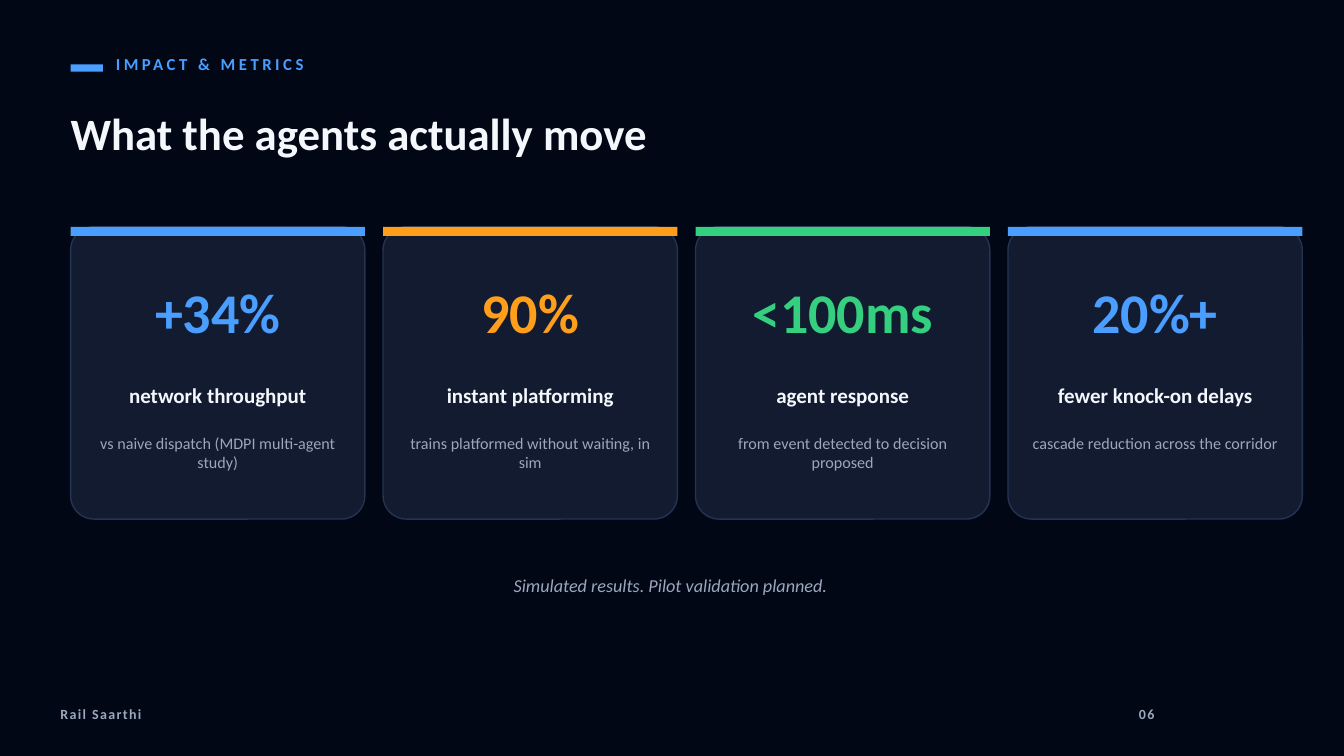
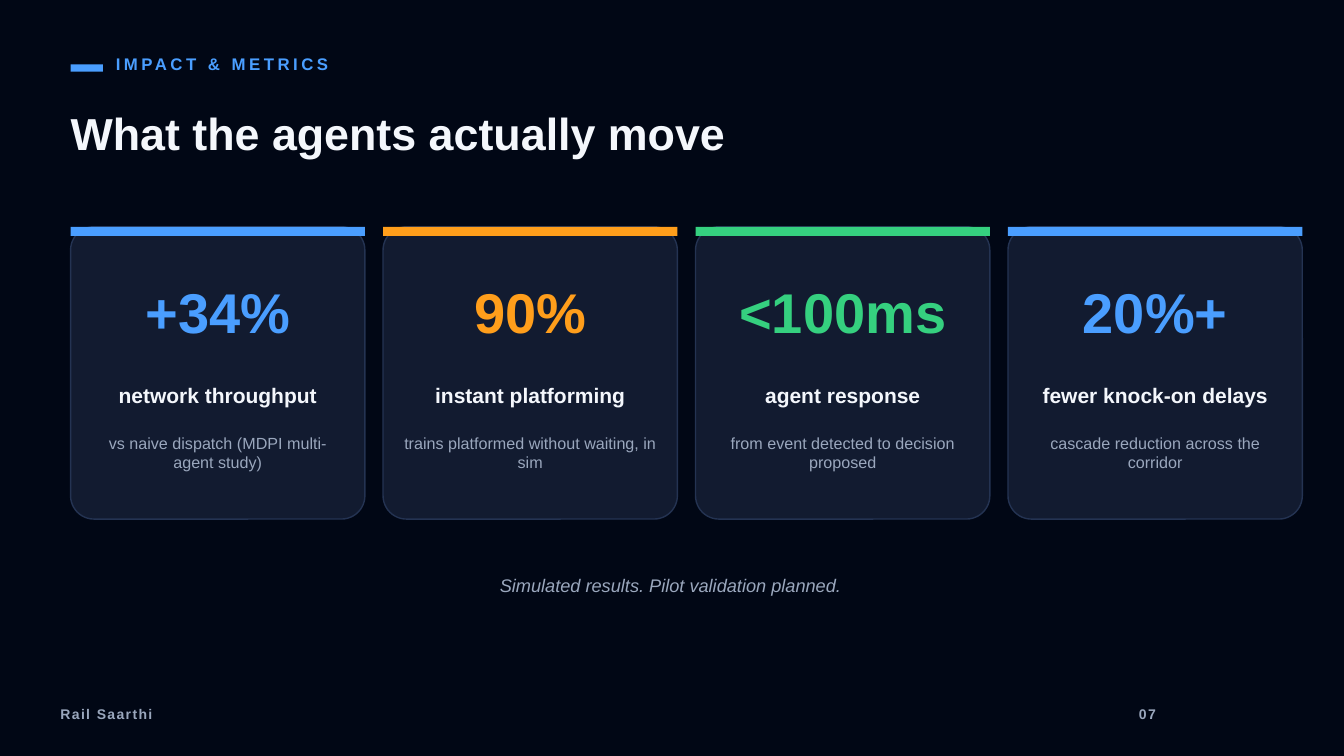
Before and after one commit to chiruu12/railmind, a slide deck: slide 8 of docs/Rail_Saarthi_Pitch.pptx (slide 7 before the commit). Drawn at 1344x756 pixels with LibreOffice and Linux fonts; fonts in the diff are those of the drawing. Boxes give left, top, right and bottom in pixels: in the first picture for what was removed or moved away, otherwise in the second. Text is boxed around its words. In the diff, an @@ line names an element or a change of style, - is before the commit and + after.

```diff
--- a/docs/Rail_Saarthi_Pitch.pptx
+++ b/docs/Rail_Saarthi_Pitch.pptx
@@ font Calibri to Arial in 16 elements at bbox=[116, 53, 721, 94], bbox=[71, 117, 725, 159], bbox=[145, 294, 290, 334], bbox=[119, 387, 317, 408], bbox=[109, 437, 326, 472], bbox=[474, 294, 586, 334], bbox=[435, 387, 625, 408], bbox=[404, 437, 656, 468], bbox=[739, 294, 946, 334], bbox=[765, 389, 920, 408], bbox=[731, 437, 954, 472], bbox=[1083, 294, 1228, 334], bbox=[1043, 387, 1267, 408], bbox=[1050, 437, 1260, 468], bbox=[500, 579, 841, 596], bbox=[60, 709, 153, 719] @@
@@ text at bbox=[1139, 709, 1156, 719]: text changed; font Calibri to Arial @@
-06
+07
```
Also in this commit, not shown: 7 other slides changed, 1 slide added, 2 other files.
